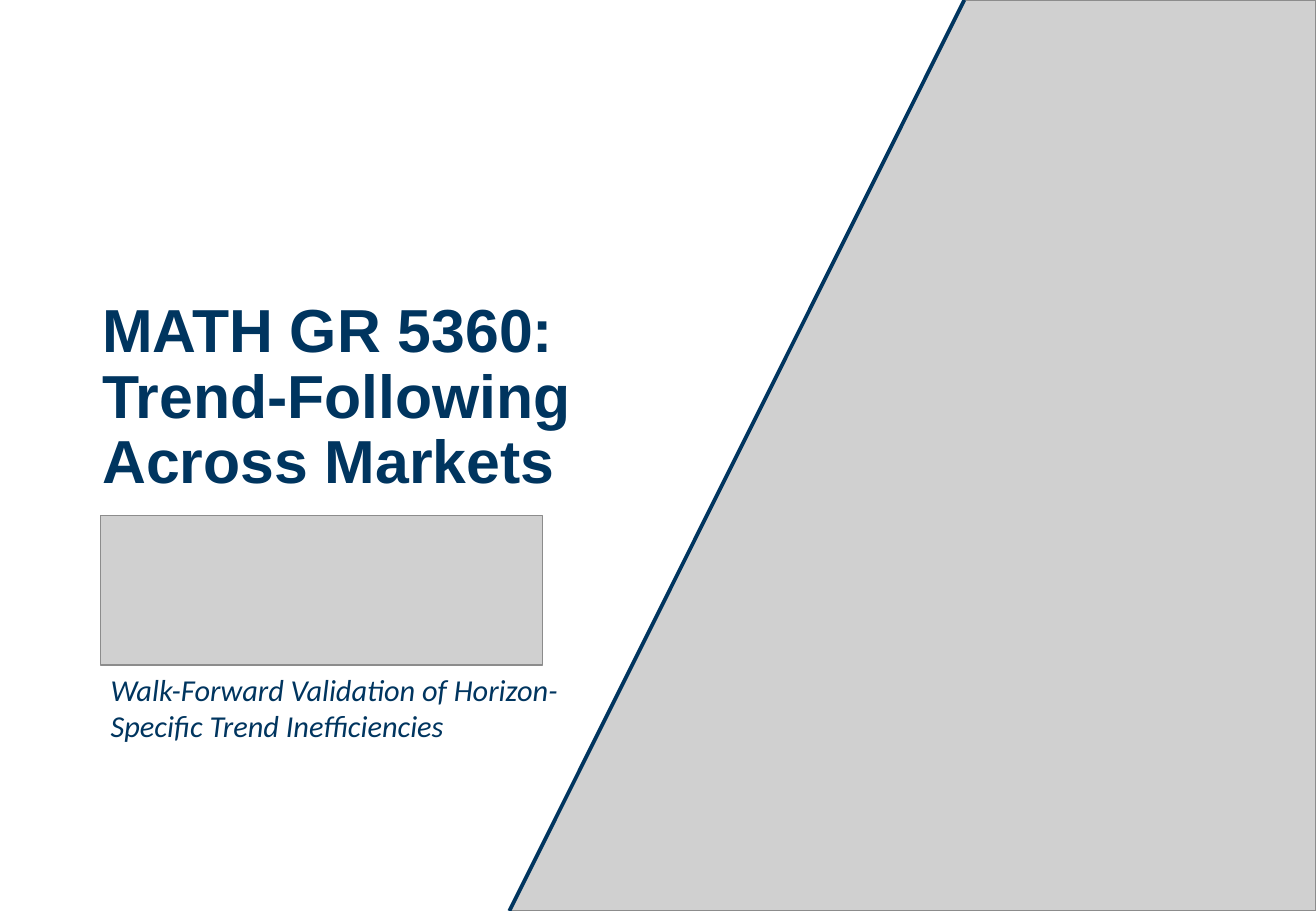
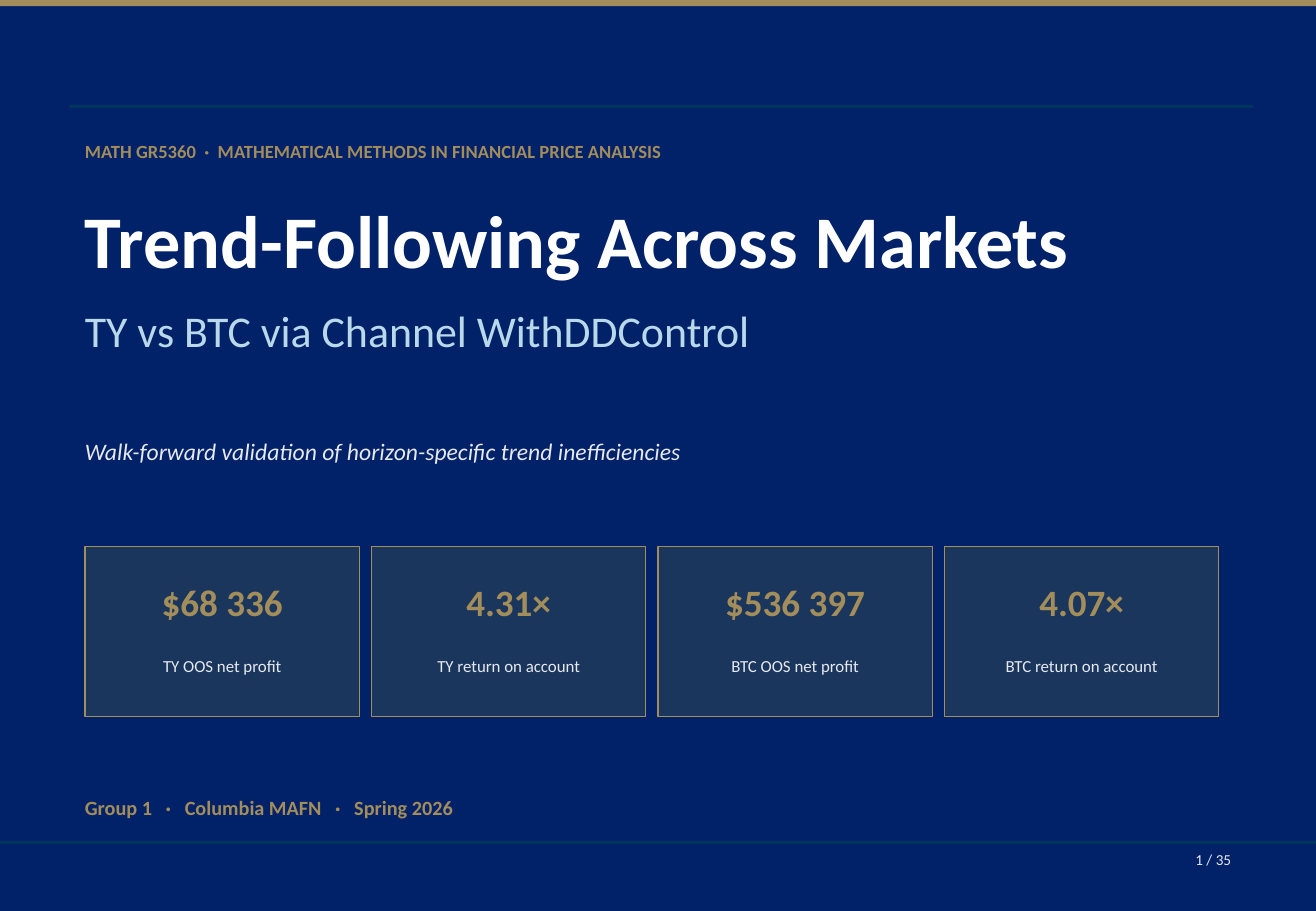
Before and after one commit to Cuivie/MATH5360_Final_Project, a slide deck: slide 1 of report/presentation/MATH5360_Final_Group1.pptx. Drawn at 1316x911 pixels with LibreOffice and Linux fonts; fonts in the diff are those of the drawing; grey boxes stand for pictures; background and template pictures are left out. Boxes give left, top, right and bottom in pixels: in the first picture for what was removed or moved away, otherwise in the second. Text is boxed around its words. In the diff, an @@ line names an element or a change of style, - is before the commit and + after.

```diff
--- a/report/presentation/MATH5360_Final_Group1.pptx
+++ b/report/presentation/MATH5360_Final_Group1.pptx
@@ background #FFFFFF to #012169 @@
@@ rectangle added at (x1=0, y1=0, x2=1316, y2=6), fill #A28D5B @@
@@ freeform shape removed at (x1=425, y1=0, x2=964, y2=911) @@
@@ picture removed at (x1=507, y1=0, x2=1316, y2=911) @@
@@ freeform shape removed at (x1=509, y1=0, x2=965, y2=911) @@
@@ freeform shape added at (x1=68, y1=107, x2=1253, y2=107), outline #00355E 1.5 pt @@
@@ text added at (x1=85, y1=145, x2=661, y2=158), 11 pt, text #A28D5B, bold @@
+MATH GR5360 · MATHEMATICAL METHODS IN FINANCIAL PRICE ANALYSIS
@@ text added at (x1=85, y1=216, x2=1069, y2=281), 44 pt, text #FFFFFF, bold @@
+Trend-Following Across Markets
@@ text added at (x1=85, y1=316, x2=749, y2=348), 26 pt, text #B9D9EB @@
+TY vs BTC via Channel WithDDControl
@@ title removed at (x1=102, y1=309, x2=570, y2=484) @@
-MATH GR 5360:
-Trend-Following Across Markets
@@ text at (x1=85, y1=443, x2=680, y2=464): text changed; size 18 to 14 pt; text colour #00355F to #E6E9EE @@
-Walk-Forward Validation of Horizon-Specific Trend Inefficiencies
+Walk-forward validation of horizon-specific trend inefficiencies
@@ picture removed at (x1=101, y1=516, x2=543, y2=666) @@
@@ rectangle added at (x1=85, y1=547, x2=360, y2=717), fill #1B365D, outline #A28D5B 0.75 pt @@
@@ rectangle added at (x1=372, y1=547, x2=646, y2=717), fill #1B365D, outline #A28D5B 0.75 pt @@
@@ rectangle added at (x1=659, y1=547, x2=933, y2=717), fill #1B365D, outline #A28D5B 0.75 pt @@
@@ rectangle added at (x1=945, y1=547, x2=1220, y2=717), fill #1B365D, outline #A28D5B 0.75 pt @@
@@ text added at (x1=162, y1=590, x2=282, y2=620), 22 pt, text #A28D5B, bold @@
+$68 336
@@ text added at (x1=466, y1=591, x2=551, y2=616), 22 pt, text #A28D5B, bold @@
+4.31×
@@ text added at (x1=725, y1=590, x2=865, y2=620), 22 pt, text #A28D5B, bold @@
+$536 397
@@ text added at (x1=1039, y1=592, x2=1124, y2=616), 22 pt, text #A28D5B, bold @@
+4.07×
@@ text added at (x1=163, y1=660, x2=281, y2=675), 10 pt, text #E6E9EE @@
+TY OOS net profit
@@ text added at (x1=437, y1=661, x2=580, y2=672), 10 pt, text #E6E9EE @@
+TY return on account
@@ text added at (x1=731, y1=660, x2=859, y2=675), 10 pt, text #E6E9EE @@
+BTC OOS net profit
@@ text added at (x1=1006, y1=661, x2=1157, y2=672), 10 pt, text #E6E9EE @@
+BTC return on account
@@ text added at (x1=85, y1=801, x2=453, y2=819), 12 pt, text #A28D5B, bold @@
+Group 1 · Columbia MAFN · Spring 2026
@@ freeform shape added at (x1=0, y1=842, x2=1316, y2=842), outline #00355E 1.5 pt @@
@@ text added at (x1=1195, y1=855, x2=1231, y2=865), 9 pt, text #E6E9EE @@
+1 / 35
```
Also in this commit, not shown: 10 other slides changed, 14 slides added, 14 slides removed, 9 other files.
